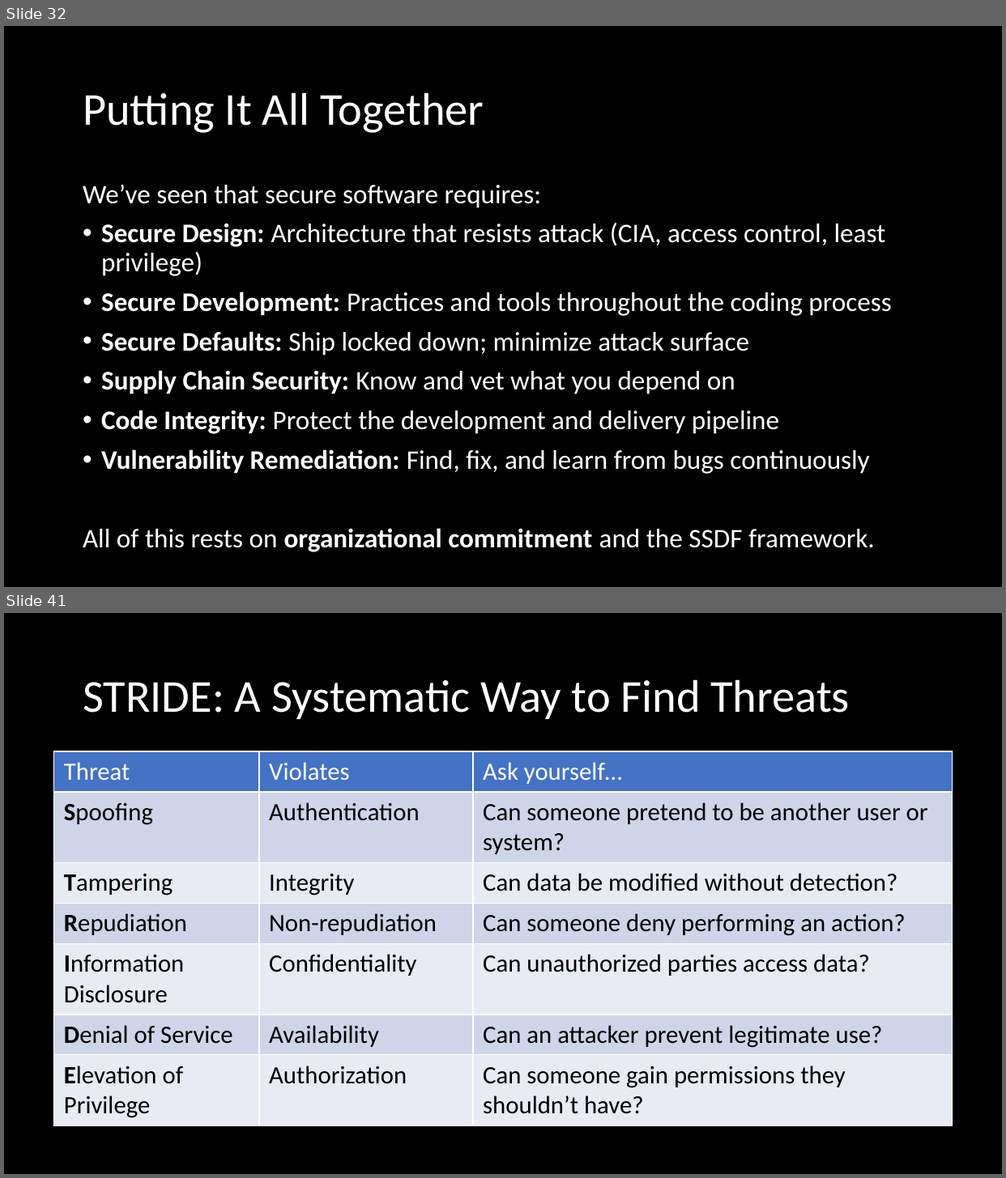
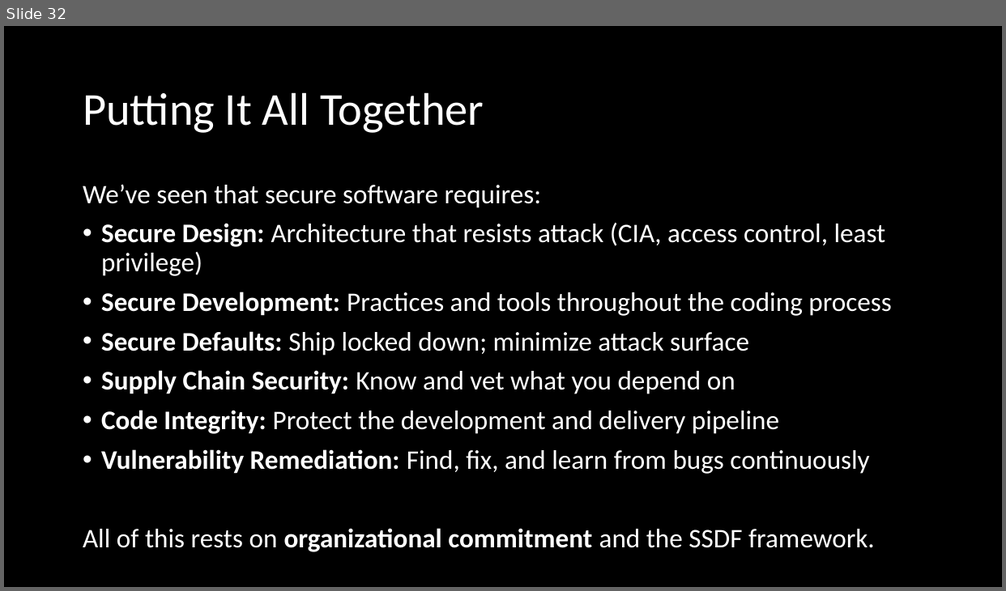
Before and after one commit to mwhicks1/mhicks-www, a slide deck: static/courses/cis-7000-spring2026/downloads/SSEM-security-by-design.pptx. Shown one above the other, each under a label of ours: slides 32 and 41 before the commit, slide 32 after it; the slides between them are not shown. The pictures are 1006x1178 and 1006x591 pixels, drawn with LibreOffice and Linux fonts; fonts in the diff are those of the drawing. Boxes give left, top, right and bottom in pixels: in the first picture for what was removed or moved away, otherwise in the second. Text is boxed around its words. In the diff, an @@ line names an element or a change of style, - is before the commit and + after.

```diff
--- a/static/courses/cis-7000-spring2026/downloads/SSEM-security-by-design.pptx
+++ b/static/courses/cis-7000-spring2026/downloads/SSEM-security-by-design.pptx
@@ slide 41 removed at (4,613,1002,1174), background #000000 @@
@@ title removed at (83,679,850,719) @@
-STRIDE: A Systematic Way to Find Threats
@@ table removed at (54,752,952,1122), 7 rows, 3 columns @@
-Threat | Violates | Ask yourself…
-Spoofing | Authentication | Can someone pretend to be another user or system?
-Tampering | Integrity | Can data be modified without detection?
-Repudiation | Non-repudiation | Can someone deny performing an action?
-Information Disclosure | Confidentiality | Can unauthorized parties access data?
-Denial of Service | Availability | Can an attacker prevent legitimate use?
-Elevation of Privilege | Authorization | Can someone gain permissions they shouldn’t have?
```
Also in this commit, not shown: 2 slides changed, 15 other slides removed, 1 other file.
